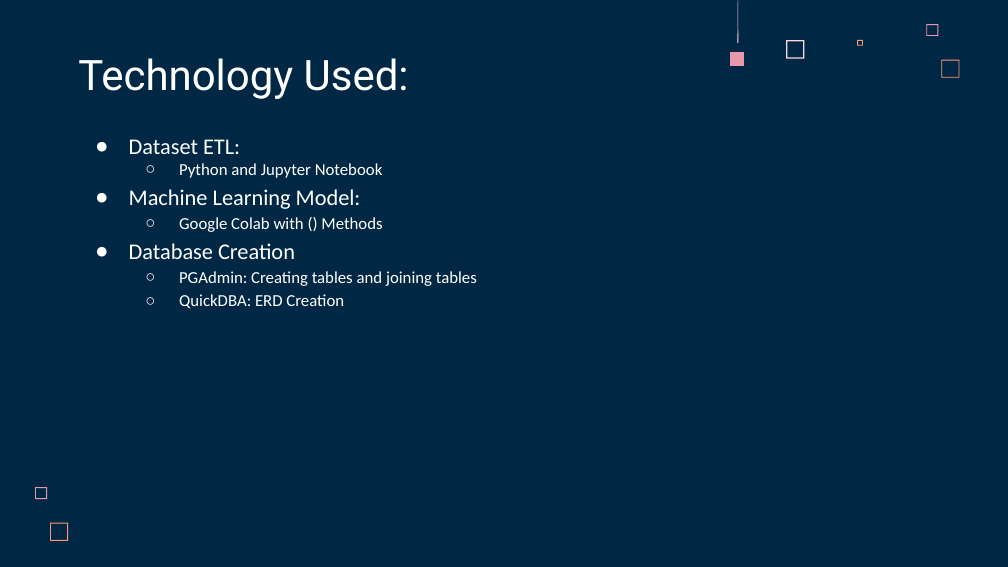
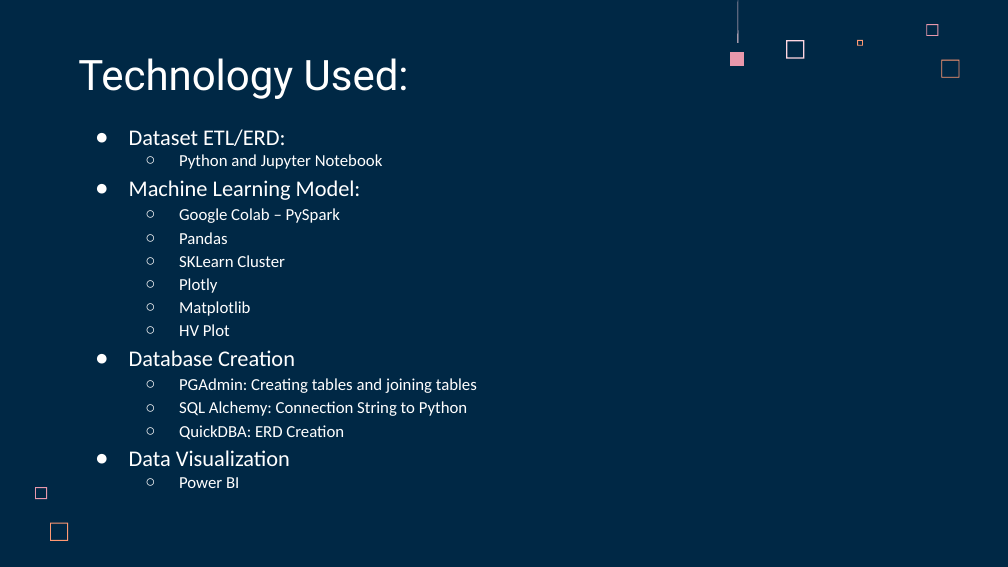
Before and after one commit to acegal1/Group1_Final_Project, a slide deck: slide 7 of _Group 1 Final Project Presentation - UFO Sightings in Arizona.pptx (slide 5 before the commit). Drawn at 1008x567 pixels with LibreOffice and Linux fonts; fonts in the diff are those of the drawing. Boxes give left, top, right and bottom in pixels: in the first picture for what was removed or moved away, otherwise in the second. Text is boxed around its words. In the diff, an @@ line names an element or a change of style, - is before the commit and + after.

```diff
--- a/_Group 1 Final Project Presentation - UFO Sightings in Arizona.pptx
+++ b/_Group 1 Final Project Presentation - UFO Sightings in Arizona.pptx
@@ text "Dataset ETL/ERD:": place and size @@
-text "Dataset ETL/ERD:" at [129,139,477,309]
+text "Dataset ETL/ERD:" at [129,129,477,488]
@@ text at [129,129,285,146]: text changed @@
-● Dataset ETL:
+● Dataset ETL/ERD:
@@ text at [179,208,340,336]: text changed @@
-  ○ Google Colab with () Methods
+  ○ Google Colab – PySpark
+  ○ Pandas
+  ○ SKLearn Cluster
+  ○ Plotly
+  ○ Matplotlib
+  ○ HV Plot
@@ text at [179,401,467,416]: paragraph added @@
+  ○ SQL Alchemy: Connection String to Python
@@ text at [129,450,290,488]: paragraphs added @@
+● Data Visualization
+  ○ Power BI
```
Also in this commit, not shown: 3 other slides changed, 10 slides added, 3 other files.
